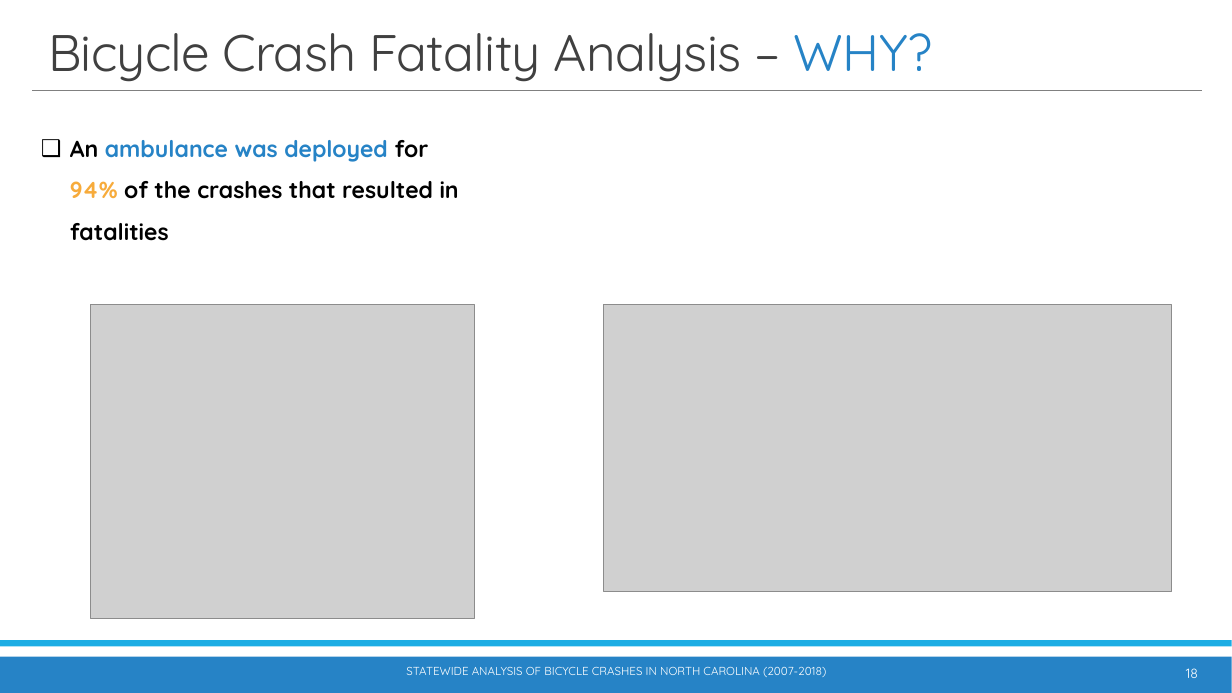
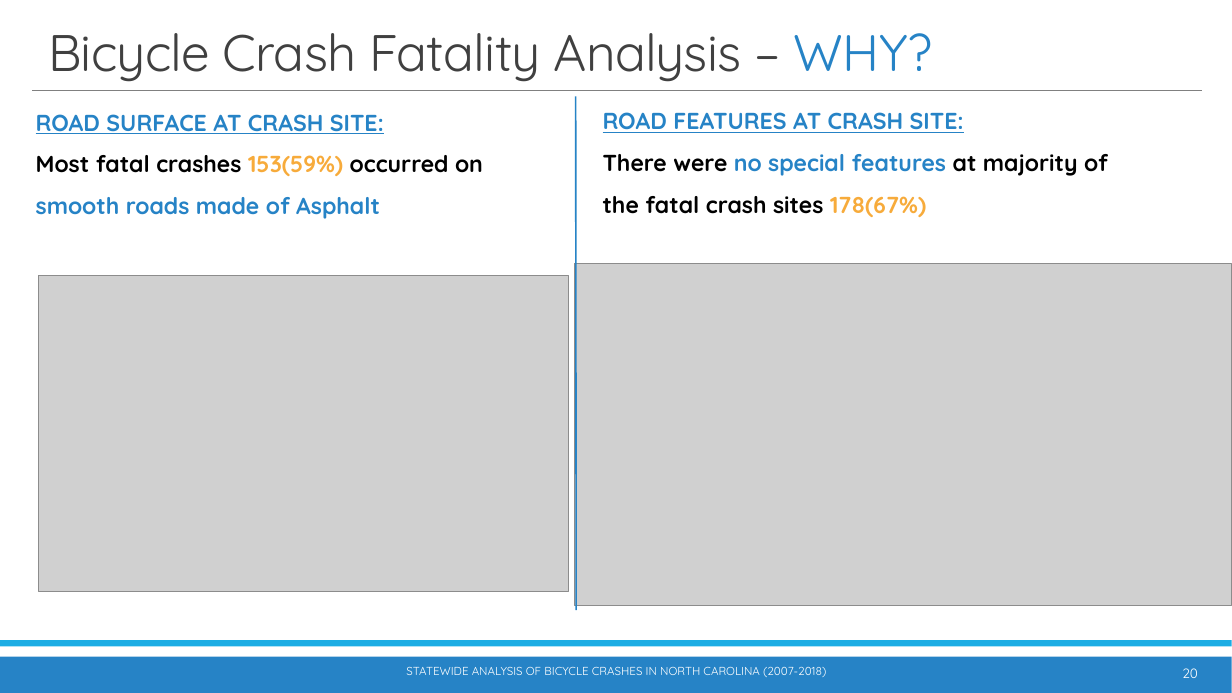
Before and after one commit to waghrayrashi/project-1, a slide deck: slide 20 of Project 1 - Group 2 - Statewide Bicycle Crash Analysis.pptx (slide 18 before the commit). Drawn at 1232x693 pixels with LibreOffice and Linux fonts; fonts in the diff are those of the drawing; grey boxes stand for pictures. Boxes give left, top, right and bottom in pixels: in the first picture for what was removed or moved away, otherwise in the second. Text is boxed around its words. In the diff, an @@ line names an element or a change of style, - is before the commit and + after.

```diff
--- a/Project 1 - Group 2 - Statewide Bicycle Crash Analysis.pptx
+++ b/Project 1 - Group 2 - Statewide Bicycle Crash Analysis.pptx
@@ text added at [36,114,483,219], 18 pt, text #2683C6, bold @@
+ROAD SURFACE AT CRASH SITE:
+Most fatal crashes 153(59%) occurred on smooth roads made of Asphalt
@@ line added from (576, 96) to (577, 610), #2683C6 1.25 pt @@
@@ text added at [603,112,1108,217], 18 pt, text #2683C6, bold @@
+ROAD FEATURES AT CRASH SITE:
+There were no special features at majority of the fatal crash sites 178(67%)
@@ text removed at [70,140,459,241] @@
-❑ An ambulance was deployed for 94% of the crashes that resulted in fatalities
@@ picture: place and size @@
-picture at [604,305,1172,592]
+picture at [575,264,1232,606]
@@ picture: place and size @@
-picture at [91,305,474,618]
+picture at [39,275,568,592]
@@ page number at [1182,668,1198,678]: text changed @@
-18
+20
```
Also in this commit, not shown: 13 other slides changed, 8 slides added, 18 other files.
